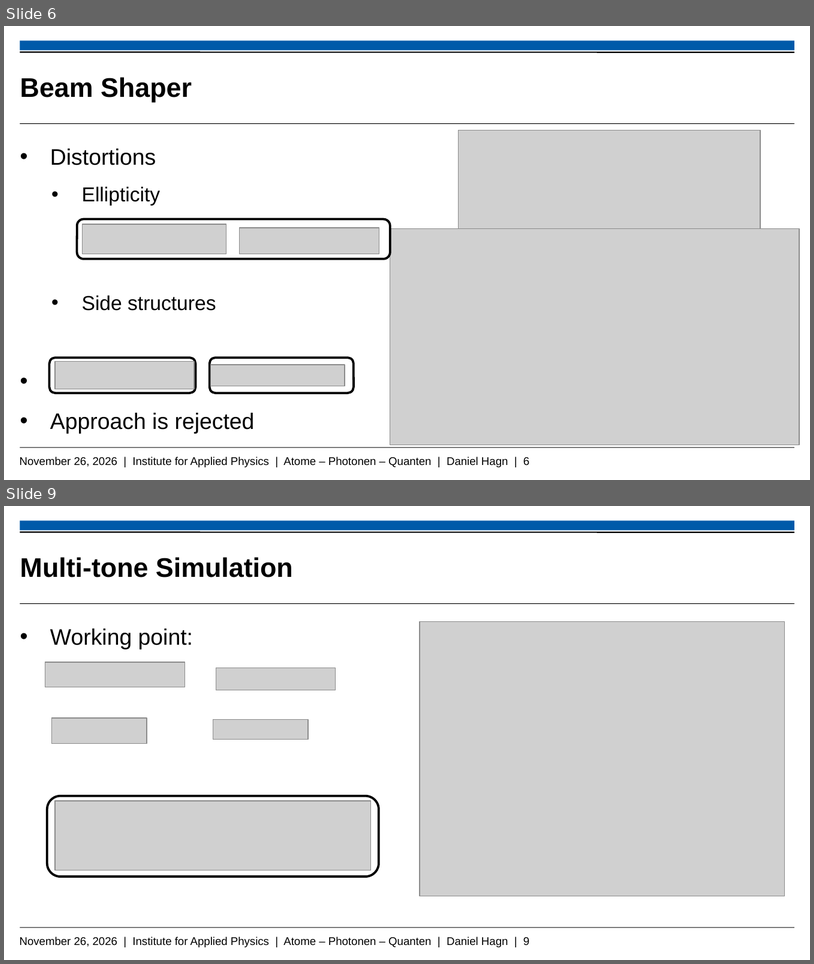
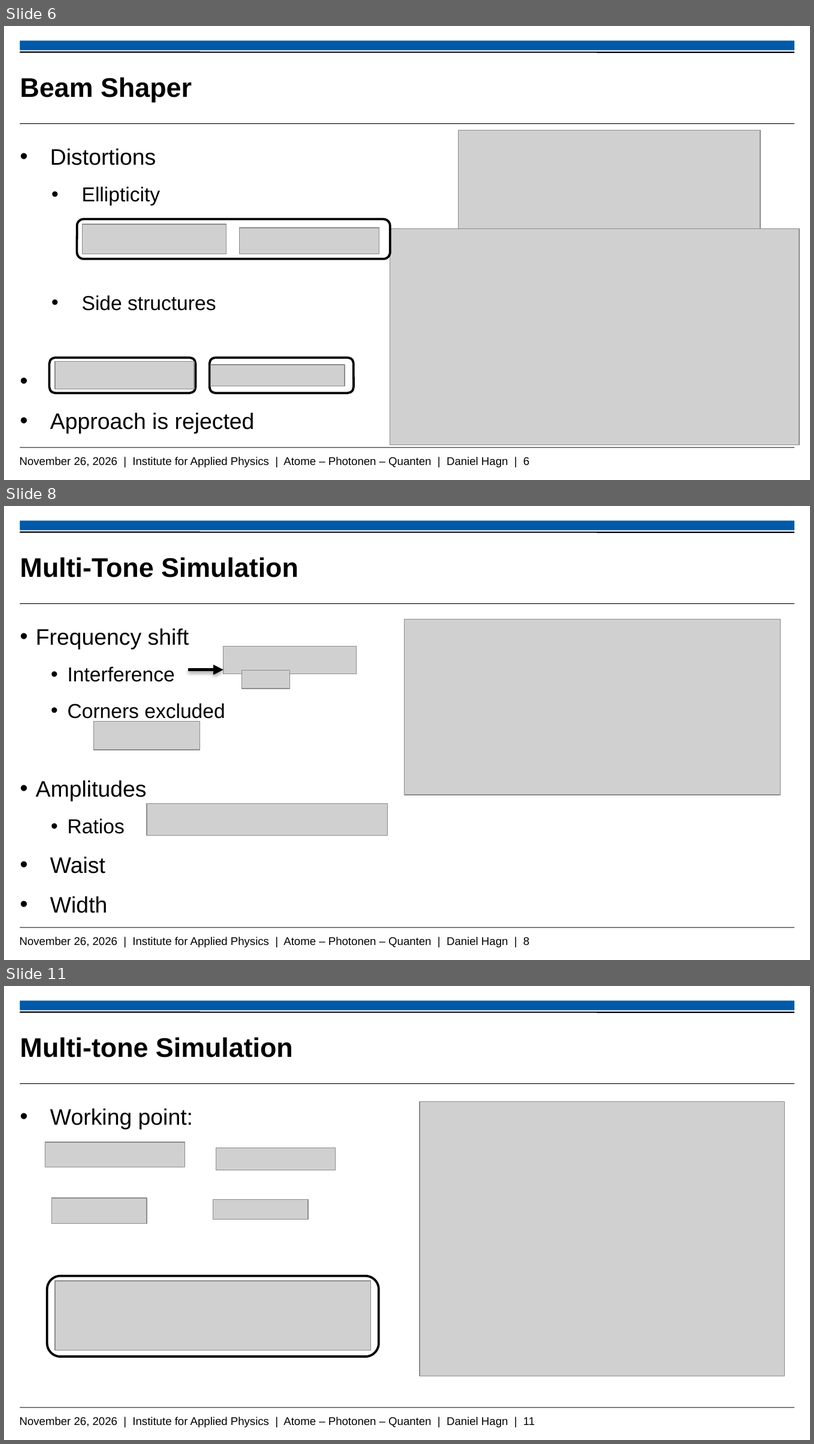
Before and after one commit to Daniel-Hagn-physik/Masterthesis_Backup, a slide deck: Hagn_Daniel_Mastervortrag.pptx. Shown one above the other, each under a label of ours: slides 6 and 9 before the commit, slides 6, 8 and 11 after it; the slides between them are not shown. The pictures are 814x964 and 814x1444 pixels, drawn with LibreOffice and Linux fonts; fonts in the diff are those of the drawing; grey boxes stand for pictures; background and template pictures are left out. Boxes give left, top, right and bottom in pixels: in the first picture for what was removed or moved away, otherwise in the second. Text is boxed around its words. In the diff, an @@ line names an element or a change of style, - is before the commit and + after.

```diff
--- a/Hagn_Daniel_Mastervortrag.pptx
+++ b/Hagn_Daniel_Mastervortrag.pptx
@@ slide 8 added at <box>4,506,810,960</box>, background #FFFFFF; not listed: 5 template elements that a slide beside it also shows @@
@@ title added at <box>20,557,299,577</box>, 24 pt, text #000000, bold @@
+Multi-Tone Simulation
@@ text added at <box>36,628,225,913</box>, 20 pt, text #000000 @@
+  • Frequency shift
+    • Interference
+    • Corners excluded
+  • Amplitudes
+    • Ratios
+• Waist
+• Width
@@ picture added at <box>405,619,780,795</box> @@
@@ picture added at <box>224,646,356,674</box> @@
@@ arrow added from (189, 670) to (224, 670), #000000 3 pt @@
@@ picture added at <box>242,670,290,689</box> @@
@@ picture added at <box>93,721,200,750</box> @@
@@ picture added at <box>147,803,388,835</box> @@
@@ what was slide 9 is now slide 11 @@
@@ text at <box>20,1416,535,1427</box>: text changed @@
-November 26, 2026 | Institute for Applied Physics | Atome – Photonen – Quanten | Daniel Hagn | 9
+November 26, 2026 | Institute for Applied Physics | Atome – Photonen – Quanten | Daniel Hagn | 11
```
Also in this commit, not shown: 6 slides changed, 2 other slides added, 2 slides removed.
